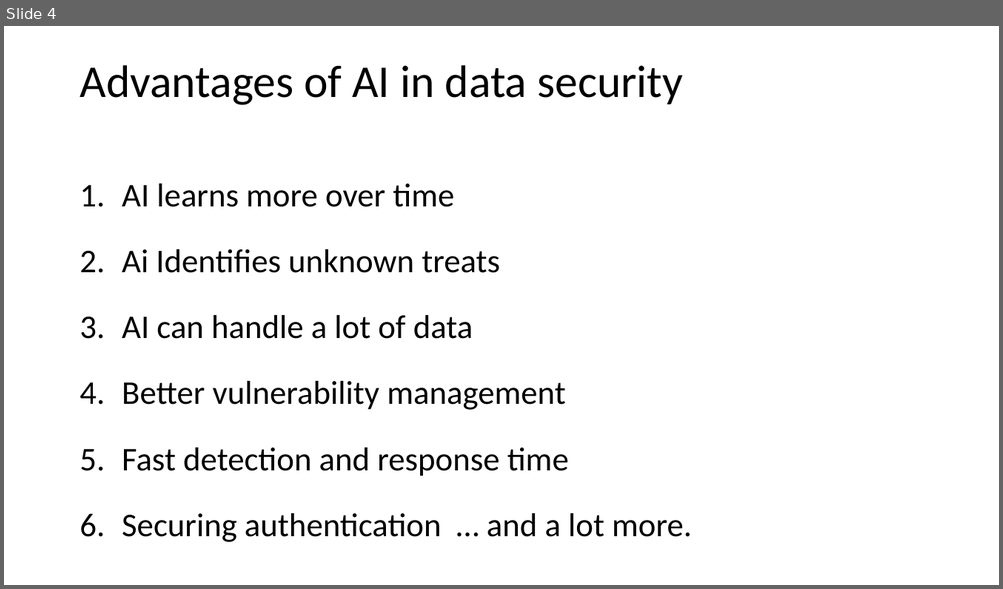
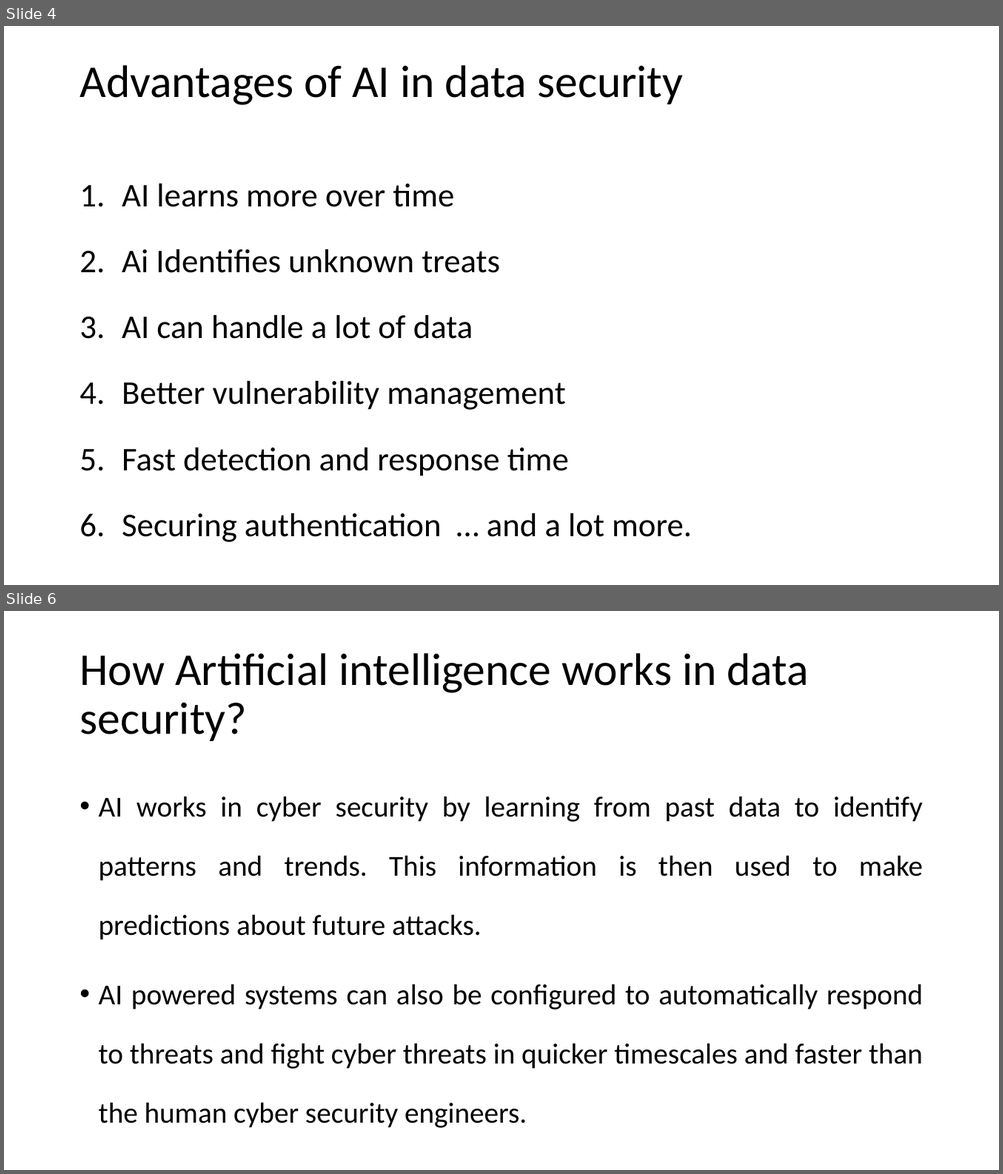
Before and after one commit to hshehabu/AI-in-data-security, a slide deck: Application of AI in Data Security.pptx. Shown one above the other, each under a label of ours: slide 4 before the commit, slides 4 and 6 after it; the slides between them are not shown. The pictures are 1003x589 and 1003x1174 pixels, drawn with LibreOffice and Linux fonts; fonts in the diff are those of the drawing. Boxes give left, top, right and bottom in pixels: in the first picture for what was removed or moved away, otherwise in the second. Text is boxed around its words. In the diff, an @@ line names an element or a change of style, - is before the commit and + after.

Commit message:
ai in data security

```diff
--- a/Application of AI in Data Security.pptx
+++ b/Application of AI in Data Security.pptx
@@ slide 6 added at bbox=[4, 611, 999, 1170], background #FFFFFF @@
@@ title added at bbox=[79, 653, 809, 741], 44 pt, text #000000 @@
+How Artificial intelligence works in data security?
@@ text added at bbox=[99, 796, 922, 1128], 28 pt, text #000000 @@
+• AI works in cyber security by learning from past data to identify patterns and trends. This information is then used to make predictions about future attacks.
+• AI powered systems can also be configured to automatically respond to threats and fight cyber threats in quicker timescales and faster than the human cyber security engineers.
```
Also in this commit, not shown: 3 slides changed, 16 other slides added, 1 other file.
